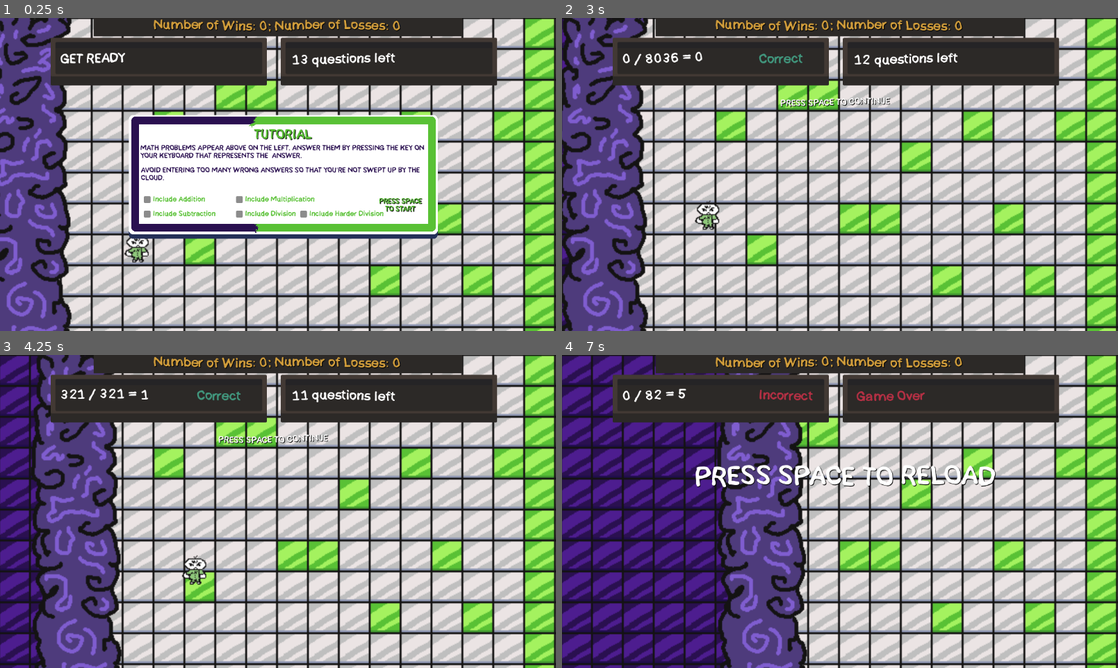
Above: before the commit, frames 1-4 (two rows, left to right).
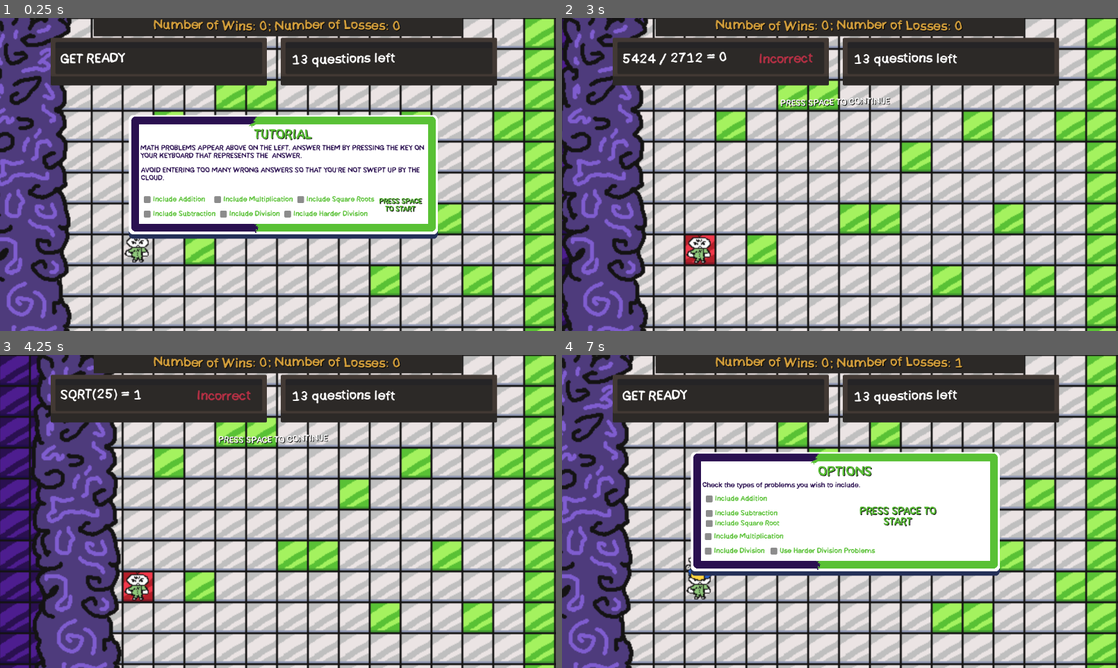
Above: after the commit, the same moments.

Repository: MxInput/Key-Running
Game: Godot game, scene res://nodes/game.tscn
The game is run twice, just before and just after one commit, with the same random seed, the same clock (stepped at 60 frames per second) and the same inputs.
Inputs (mouse positions are in pixels of both pictures, inside the frame that each line leads up to):
- Up to frame 1 (0.25 s): no input
- Up to frame 2 (3 s): click "Include Division" at 0.5 s; click (901, 199) at 1.25 s, where only the run after the commit has a clickable "Include Square Roots"; click "Include Harder Division" at 2 s; tap Space (Space) at 2.75 s; move the mouse to (962, 158) at 2.77 s; hold Right from 2.78 s (still down); hold 0 (0) from 2.78 s (still down); click (962, 158) at 2.92 s
- Up to frame 3 (4.25 s): tap 1 (1) at 3.05, 3.6 s; tap Space (Space) at 3.5 s; move the mouse to (166, 527) at 3.52 s; release Right at 3.53 s; release 0 (0) at 3.53 s; hold Down from 3.53 s (still down); tap 2 (2) at 3.8 s
- Up to frame 4 (7 s): tap Space (Space) every 0.75 s from 4.25 to 6.5 s; move the mouse to (895, 442) at 4.27 s; release Down at 4.28 s; hold Right 4.28-5.03 s; hold 2 (2) 4.28-5.03 s; tap 3 (3) at 4.55, 5.1 s; move the mouse to (812, 574) at 5.02 s; hold Up 5.03-5.78 s; click (812, 574) at 5.17 s; tap 4 (4) at 5.3 s; move the mouse to (1006, 558) at 5.77 s; hold 4 (4) 5.78-6.53 s; hold Left from 5.78 s (still down); tap 5 (5) at 6.05, 6.6 s; move the mouse to (673, 464) at 6.52 s; tap 6 (6) at 6.8 s

The runs differ from the first frame. In frame 1, 0.8% of the frame differs, in the area x 38-69%, y 56-64%; in frame 2, 1.6%; in frame 3, 1.4%; in frame 4, 53%, in the area x 0-95%, y 0-100%.

Commit message:
adding sqrt questions

Diff:
--- a/nodes/game.tscn
+++ b/nodes/game.tscn
@@ -160,6 +160,7 @@
 vertical_alignment = 1
 
 [node name="Tutorial" type="TextureRect" parent="CanvasLayer" unique_id=699105077]
+visible = false
 offset_left = 267.0
 offset_top = 201.0
 offset_right = 907.0
@@ -196,9 +197,9 @@
 
 [node name="Multiplication" type="CheckBox" parent="CanvasLayer/Tutorial" unique_id=530099892]
 layout_mode = 0
-offset_left = 217.0
+offset_left = 172.0
 offset_top = 160.0
-offset_right = 372.0
+offset_right = 344.0
 offset_bottom = 191.0
 theme_override_colors/font_color = Color(0.34901962, 0.75686276, 0.20784314, 1)
 theme_override_colors/font_focus_color = Color(0.4631911, 0.9781614, 0.28653613, 1)
@@ -208,25 +209,39 @@
 theme_override_fonts/font = ExtResource("4_dv0a3")
 text = "Include Multiplication"
 
-[node name="Division" type="CheckBox" parent="CanvasLayer/Tutorial" unique_id=1781184867]
-layout_mode = 0
-offset_left = 217.0
-offset_top = 190.0
-offset_right = 397.0
-offset_bottom = 221.0
+[node name="Sqrt" type="CheckBox" parent="CanvasLayer/Tutorial" unique_id=267026615]
+layout_mode = 0
+offset_left = 344.0
+offset_top = 160.0
+offset_right = 516.0
+offset_bottom = 191.0
 theme_override_colors/font_color = Color(0.34901962, 0.75686276, 0.20784314, 1)
 theme_override_colors/font_focus_color = Color(0.4631911, 0.9781614, 0.28653613, 1)
 theme_override_colors/font_pressed_color = Color(0.34901962, 0.75686276, 0.20784314, 1)
 theme_override_colors/font_hover_color = Color(0.4631911, 0.9781614, 0.28653613, 1)
 theme_override_colors/font_hover_pressed_color = Color(0.4631911, 0.9781614, 0.28653613, 1)
 theme_override_fonts/font = ExtResource("4_dv0a3")
+text = "Include Square Roots"
+
+[node name="Division" type="CheckBox" parent="CanvasLayer/Tutorial" unique_id=1781184867]
+layout_mode = 0
+offset_left = 184.0
+offset_top = 190.0
+offset_right = 364.0
+offset_bottom = 221.0
+theme_override_colors/font_color = Color(0.34901962, 0.75686276, 0.20784314, 1)
+theme_override_colors/font_focus_color = Color(0.4631911, 0.9781614, 0.28653613, 1)
+theme_override_colors/font_pressed_color = Color(0.34901962, 0.75686276, 0.20784314, 1)
+theme_override_colors/font_hover_color = Color(0.4631911, 0.9781614, 0.28653613, 1)
+theme_override_colors/font_hover_pressed_color = Color(0.4631911, 0.9781614, 0.28653613, 1)
+theme_override_fonts/font = ExtResource("4_dv0a3")
 text = "Include Division"
 
 [node name="HarderDivision" type="CheckBox" parent="CanvasLayer/Tutorial" unique_id=693574250]
 layout_mode = 0
-offset_left = 350.0
+offset_left = 317.0
 offset_top = 190.0
-offset_right = 530.0
+offset_right = 499.0
 offset_bottom = 221.0
 theme_override_colors/font_color = Color(0.34901962, 0.75686276, 0.20784314, 1)
 theme_override_colors/font_focus_color = Color(0.4631911, 0.9781614, 0.28653613, 1)
@@ -356,6 +371,20 @@
 theme_override_colors/font_hover_pressed_color = Color(0.34901962, 0.75686276, 0.20784314, 1)
 theme_override_fonts/font = ExtResource("4_dv0a3")
 text = "Include Division"
+
+[node name="Sqrt" type="CheckBox" parent="CanvasLayer/Options" unique_id=1631436817]
+layout_mode = 0
+offset_left = 26.0
+offset_top = 133.0
+offset_right = 206.0
+offset_bottom = 164.0
+theme_override_colors/font_color = Color(0.34901962, 0.75686276, 0.20784314, 1)
+theme_override_colors/font_focus_color = Color(0.34901962, 0.75686276, 0.20784314, 1)
+theme_override_colors/font_pressed_color = Color(0.34901962, 0.75686276, 0.20784314, 1)
+theme_override_colors/font_hover_color = Color(0.34901962, 0.75686276, 0.20784314, 1)
+theme_override_colors/font_hover_pressed_color = Color(0.34901962, 0.75686276, 0.20784314, 1)
+theme_override_fonts/font = ExtResource("4_dv0a3")
+text = "Include Square Root"
 
 [node name="HarderDivision" type="CheckBox" parent="CanvasLayer/Options" unique_id=1551516094]
 layout_mode = 0
--- a/scripts/generate_problem.gd
+++ b/scripts/generate_problem.gd
@@ -13,11 +13,16 @@
 const max_addend = 9;
 
 var include_add := false;
+
 var include_min := false;
+
 var include_mul := false;
+
 var include_div := false;
 var include_harder_div := false;
 
+var include_sqrt := false;
+
 var dead = false;
 
 @export var problem_text : RichTextLabel;
@@ -47,7 +52,6 @@
 var current_answer = -1;
 
 func _ready() -> void:
-	get_longer_div()
 	if (!TutorialStatus.tutorial):
 		tutorial_screen.visible = true;
 	else:
@@ -158,6 +162,24 @@
 			continue;
 
 	return [answer, num1, num2];
+
+func get_sqrt() -> Array[int]:
+	var answer = -1;
+	var num1 = 0;
+
+	var reroll_count := 0;
+
+	while ((answer < 0 || answer > 9)):
+		num1 = randi_range(0, max_hard_addend);
+
+		var square_root = sqrt(num1);
+
+		if (!is_equal_approx(int(square_root), square_root)):
+			continue;
+
+		answer = int(square_root);
+
+	return [answer, num1];
 
 func _input(event) -> void:
 	if (TutorialStatus.tutorial):
@@ -205,12 +227,17 @@
 		else:
 			if event.is_action_pressed("Space"):
 				include_add = options_screen.find_child("Addition").is_pressed();
+
 				include_min = options_screen.find_child("Subtraction").is_pressed();
+
 				include_div = options_screen.find_child("Division").is_pressed();
-				include_harder_div = tutorial_screen.find_child("HarderDivision").is_pressed();
+				include_harder_div = options_screen.find_child("HarderDivision").is_pressed();
+
 				include_mul = options_screen.find_child("Multiplication").is_pressed();
 
-				if (include_add || include_min || include_div || include_mul || include_harder_div):
+				include_sqrt = options_screen.find_child("Sqrt").is_pressed();
+
+				if (include_add || include_min || include_div || include_mul || include_harder_div || include_sqrt):
 					selected_options = true;
 					options_screen.visible = false;
 
@@ -228,17 +255,25 @@
 
 					if (include_mul):
 						selected_problems.push_back(2);
+
+					if (include_sqrt):
+						selected_problems.push_back(5);
 				else:
 					options_screen.find_child("Warn").visible = true;
 	else:
 		if event.is_action_pressed("Space"):
 			include_add = tutorial_screen.find_child("Addition").is_pressed();
+
 			include_min = tutorial_screen.find_child("Subtraction").is_pressed();
+
 			include_div = tutorial_screen.find_child("Division").is_pressed();
 			include_harder_div = tutorial_screen.find_child("HarderDivision").is_pressed();
+
 			include_mul = tutorial_screen.find_child("Multiplication").is_pressed();
 
-			if (include_add || include_min || include_div || include_mul || include_harder_div):
+			include_sqrt = tutorial_screen.find_child("Sqrt").is_pressed();
+
+			if (include_add || include_min || include_div || include_mul || include_harder_div || include_sqrt):
 				TutorialStatus.tutorial = true;
 				tutorial_screen.visible = false;
 
@@ -258,6 +293,9 @@
 
 				if (include_mul):
 					selected_problems.push_back(2);
+
+				if (include_sqrt):
+					selected_problems.push_back(5);
 			else:
 				tutorial_screen.find_child("Warn").visible = true;
 
@@ -302,6 +340,9 @@
 			4:
 				generated_nums = get_longer_div();
 				problem_text.text = "[wave]" + str(generated_nums[1]) + " / " + str(generated_nums[2]);
+			5:
+				generated_nums = get_sqrt();
+				problem_text.text = "[wave]SQRT(" + str(generated_nums[1]) + ")";
 
 		current_answer = generated_nums[0];
 		generated = true;
